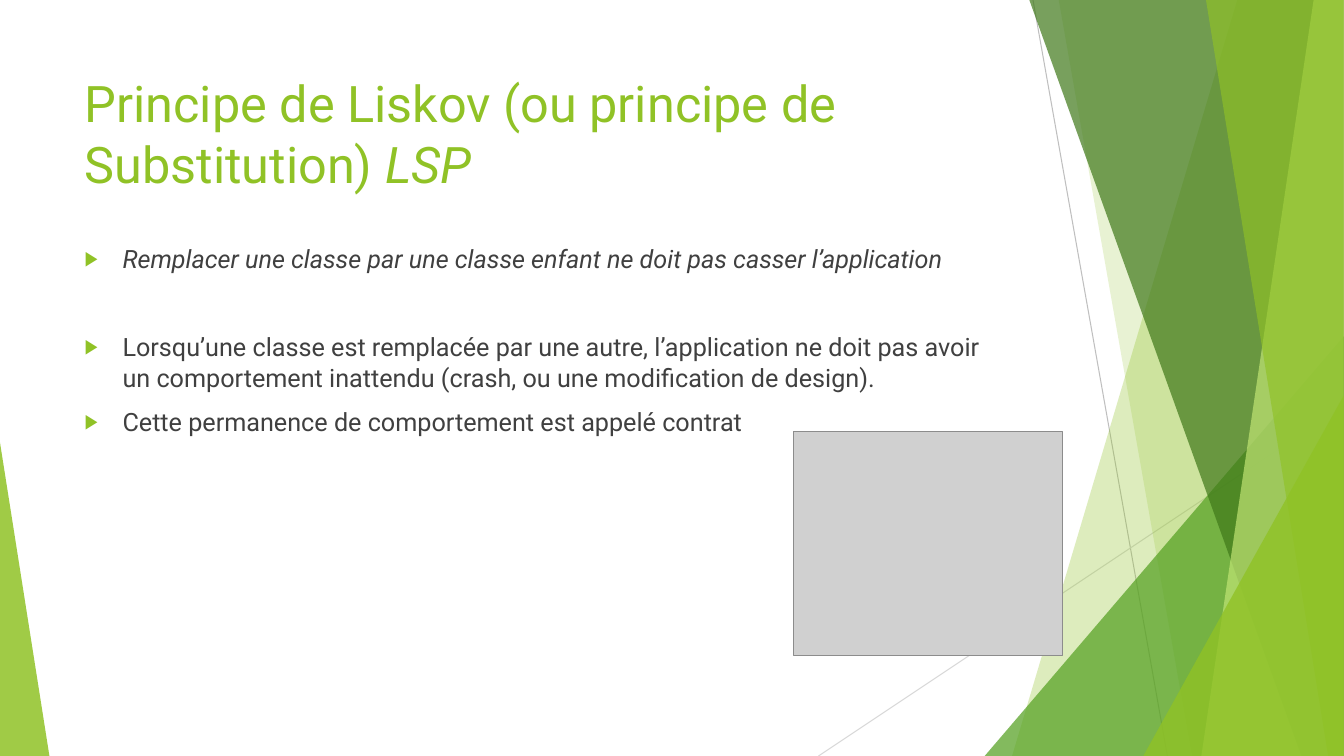
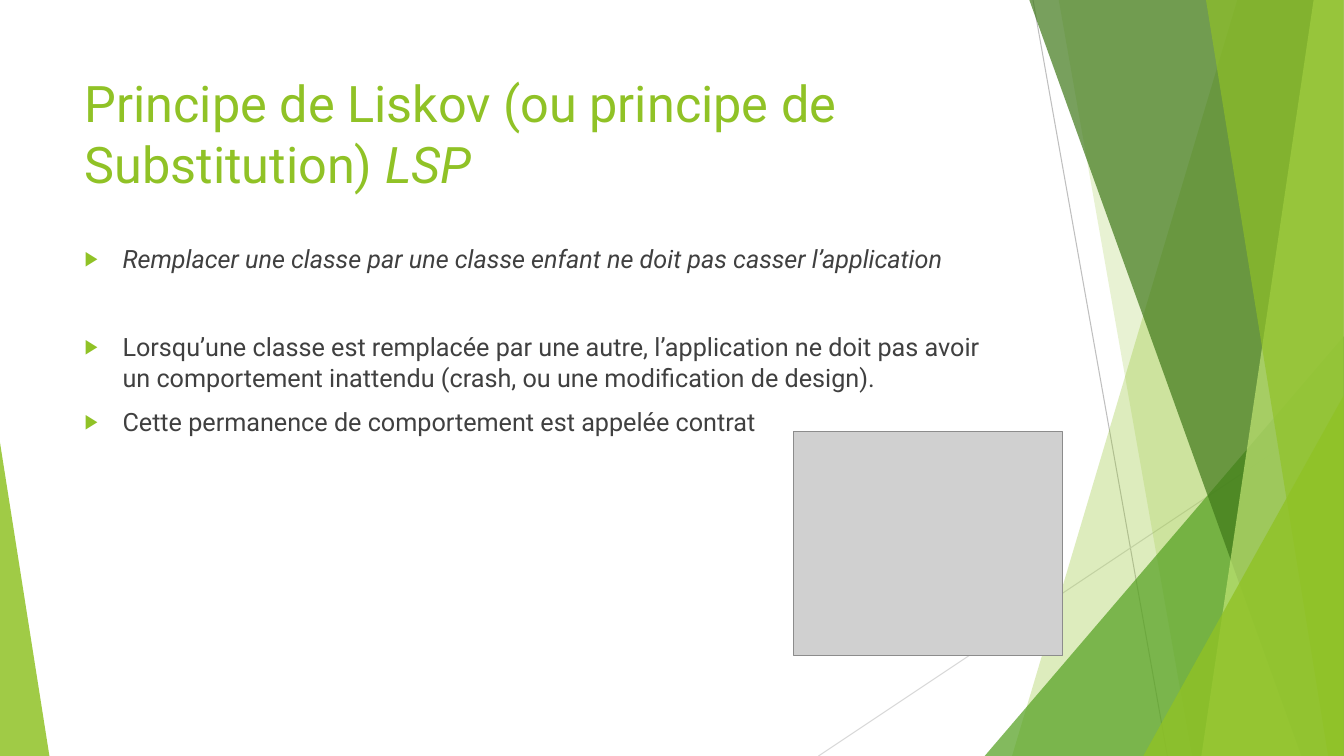
Before and after one commit to worming004/SimpleIsNotEasy, a slide deck: slide 10 of PPT/Easy != Simple.pptx. Drawn at 1344x756 pixels with LibreOffice and Linux fonts; fonts in the diff are those of the drawing; grey boxes stand for pictures. Boxes give left, top, right and bottom in pixels: in the first picture for what was removed or moved away, otherwise in the second. Text is boxed around its words. In the diff, an @@ line names an element or a change of style, - is before the commit and + after.

```diff
--- a/PPT/Easy != Simple.pptx
+++ b/PPT/Easy != Simple.pptx
@@ text at (123,412,756,436): text changed @@
-▶ Cette permanence de comportement est appelé contrat
+▶ Cette permanence de comportement est appelée contrat
```
Also in this commit, not shown: 13 other slides changed.
